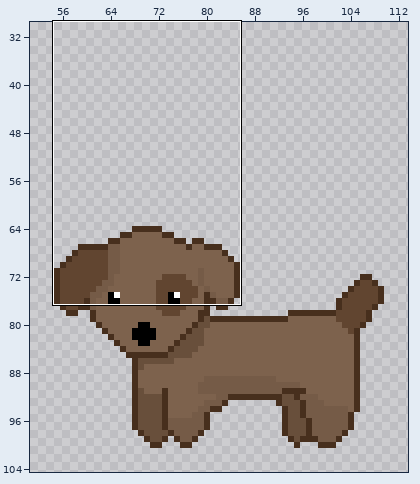
Two states of a pixel-art file, Assets/Resources/Sprites/forest/forest-boss.aseprite. The first picture is a wide view before the edit; the outline marks the close-up.
Close-up. As it was:
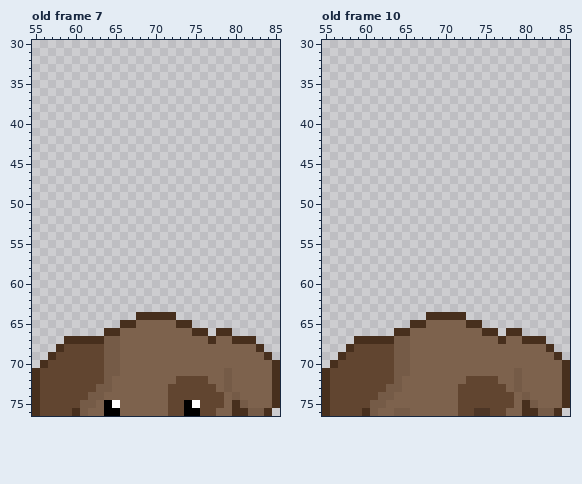
130x165 pixels, 11 frames. Colours within 5 levels of each other are drawn and written as one. Shown: old frame 7: x 55..85, y 30..76; old frame 10: x 55..85, y 30..76. The wide view leaves out empty margins. The commit also changed other frames or places, which this record leaves out.
After:
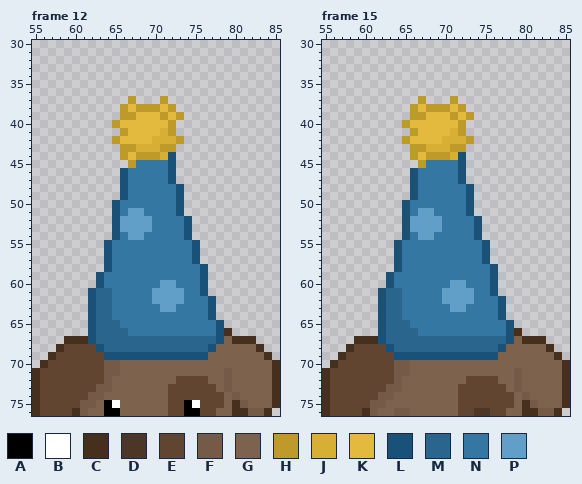
Palette (. is transparent): A #000000  B #ffffff  C #472f1d  D #4d3626  E #614530  F #755b47  G #7d624d  H #be9a2a  J #d7af34  K #e3ba3d  L #1a5178  M #29658d  N #3577a3  P #629fc8
A new or re-ordered frame is compared with the old frame closest to it.
Edits made:
frames 11 -> 16
Changed rows in their new state; - is an unchanged pixel.
Frame 12 is new; against old frame 7, layer "arm-right":
first column x 62:
37 -----H---H-------
38 ----HKHHHKH------
39 ----HHKKKHKH-----
40 ---HKKKKKKH------
41 ----HKKKKJH------
42 ---HKKKKJJJH-----
43 ----HHJJJHH------
44 ----HKHHHJL------
45 -----HNNNNL------
46 ----LNNNNNL------
47 ----LNNNNNL------
48 ----LNNNNNNL-----
49 ----LNNNNNNL-----
50 ---LNNNNNNNL-----
51 ---LNPPNNNNL-----
52 ---LPPPPNNNNL----
53 ---LPPPPNNNNL----
54 ---LNPPNNNNNL----
55 --LNNNNNNNNNNL---
56 --LNNNNNNNNNNL---
57 --LNNNNNNNNNNL---
58 --LNNNNNNNNNNNL--
59 -LNNNNNNNNNNNNL--
60 -LNNNNNNNPPNNNL--
61 LMMNNNNNPPPPNNL--
62 LMMNNNNNPPPPNNNL-
63 LMMNNNNNNPPNNNNL-
64 LMMNNNNNNNNNNNNL-
65 LMMMNNNNNNNNNNNNL
66 LMMMMNNNNNNNNNNNL
67 LMMMMMMMMMMMMMMML
68 -LMMMMMMMMMMMMML-
69 --LLLLLLLLLLLLL--
Frame 15 is new; against old frame 10, layer "arm-right": the same change as frame 12
Changed places in both close-ups, as pixel boxes (x1, y1, x2, y2):
changed: (88, 96, 224, 360)
changed: (378, 96, 514, 360)
